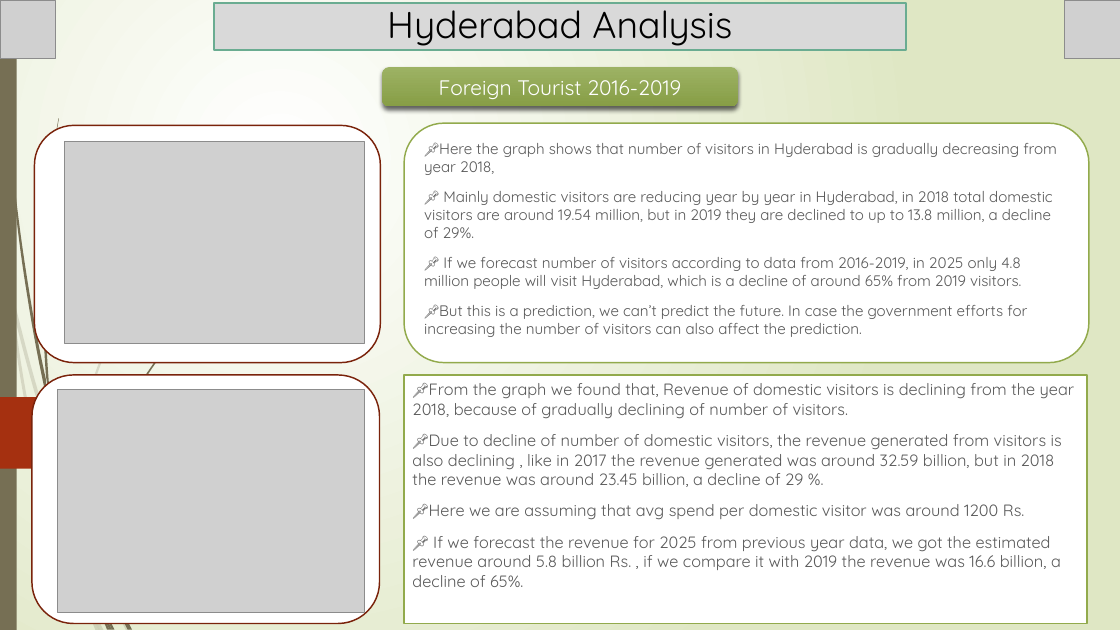
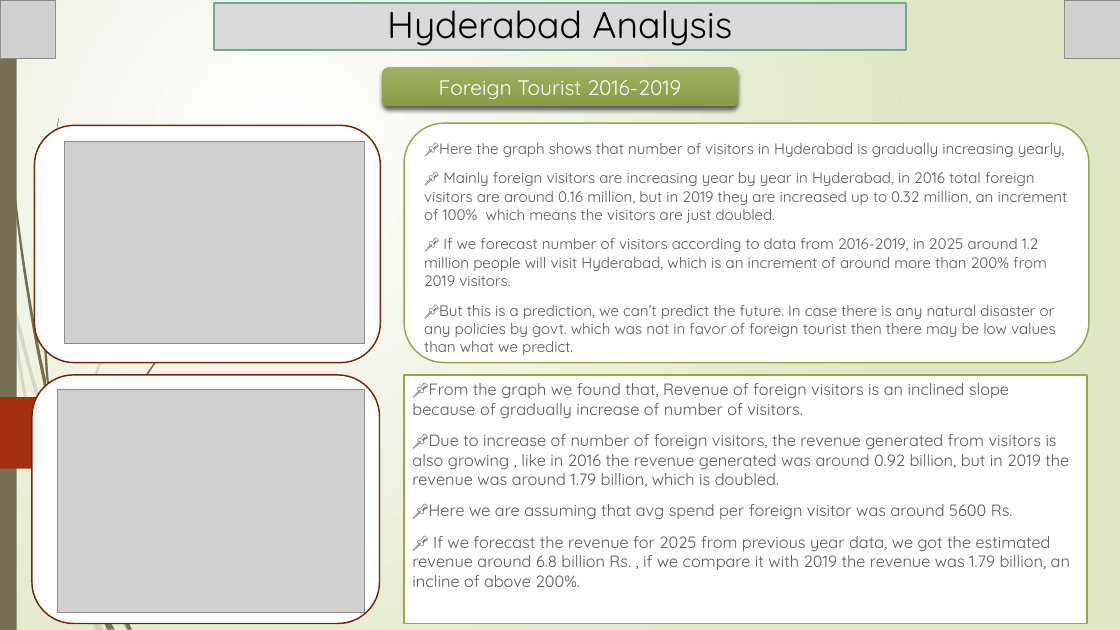
Before and after one commit to Kartik-Lohar/Telangana_Tourism, a slide deck: slide 9 of Tourism Challenge by Codebasics.pptx. Drawn at 1120x630 pixels with LibreOffice and Linux fonts; fonts in the diff are those of the drawing; grey boxes stand for pictures. Boxes give left, top, right and bottom in pixels: in the first picture for what was removed or moved away, otherwise in the second. Text is boxed around its words. In the diff, an @@ line names an element or a change of style, - is before the commit and + after.

Commit message:
Added Revenue of Hyderabad

```diff
--- a/Tourism Challenge by Codebasics.pptx
+++ b/Tourism Challenge by Codebasics.pptx
@@ text in rounded rectangle at (424, 143, 1068, 357): text changed @@
-📌Here the graph shows that number of visitors in Hyderabad is gradually decreasing from year 2018,
-📌 Mainly domestic visitors are reducing year by year in Hyderabad, in 2018 total domestic visitors are around 19.54 million, but in 2019 they are declined to up to 13.8 million, a decline of 29%.
-📌 If we forecast number of visitors according to data from 2016-2019, in 2025 only 4.8 million people will visit Hyderabad, which is a decline of around 65% from 2019 visitors.
-📌But this is a prediction, we can’t predict the future. In case the government efforts for increasing the number of visitors can also affect the prediction.
+📌Here the graph shows that number of visitors in Hyderabad is gradually increasing yearly,
+📌 Mainly foreign visitors are increasing year by year in Hyderabad, in 2016 total foreign visitors are around 0.16 million, but in 2019 they are increased up to 0.32 million, an increment of 100% which means the visitors are just doubled.
+📌 If we forecast number of visitors according to data from 2016-2019, in 2025 around 1.2 million people will visit Hyderabad, which is an increment of around more than 200% from 2019 visitors.
+📌But this is a prediction, we can’t predict the future. In case there is any natural disaster or any policies by govt. which was not in favor of foreign tourist then there may be low values than what we predict.
@@ subtitle at (412, 383, 1070, 587): text changed @@
-📌From the graph we found that, Revenue of domestic visitors is declining from the year 2018, because of gradually declining of number of visitors.
-📌Due to decline of number of domestic visitors, the revenue generated from visitors is also declining , like in 2017 the revenue generated was around 32.59 billion, but in 2018 the revenue was around 23.45 billion, a decline of 29 %.
-📌Here we are assuming that avg spend per domestic visitor was around 1200 Rs.
-📌 If we forecast the revenue for 2025 from previous year data, we got the estimated revenue around 5.8 billion Rs. , if we compare it with 2019 the revenue was 16.6 billion, a decline of 65%.
+📌From the graph we found that, Revenue of foreign visitors is an inclined slope because of gradually increase of number of visitors.
+📌Due to increase of number of foreign visitors, the revenue generated from visitors is also growing , like in 2016 the revenue generated was around 0.92 billion, but in 2019 the revenue was around 1.79 billion, which is doubled.
+📌Here we are assuming that avg spend per foreign visitor was around 5600 Rs.
+📌 If we forecast the revenue for 2025 from previous year data, we got the estimated revenue around 6.8 billion Rs. , if we compare it with 2019 the revenue was 1.79 billion, an incline of above 200%.
```
